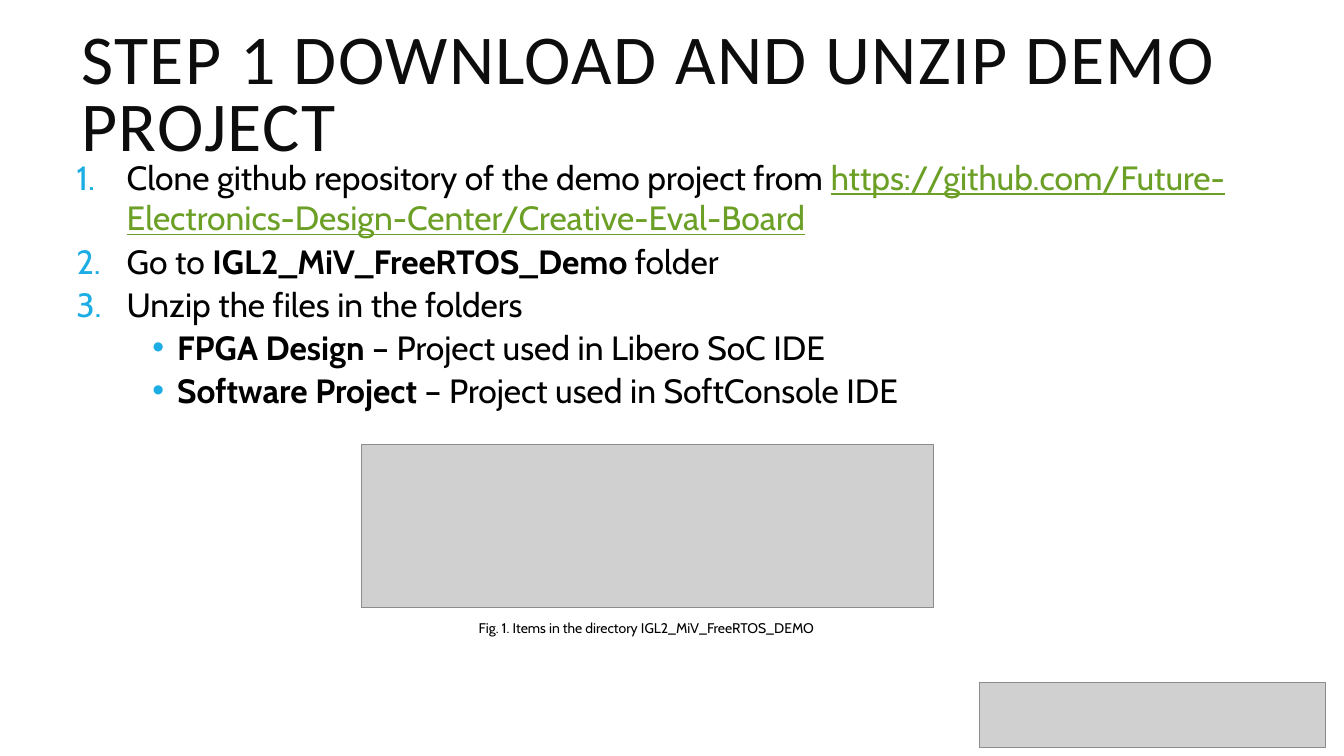
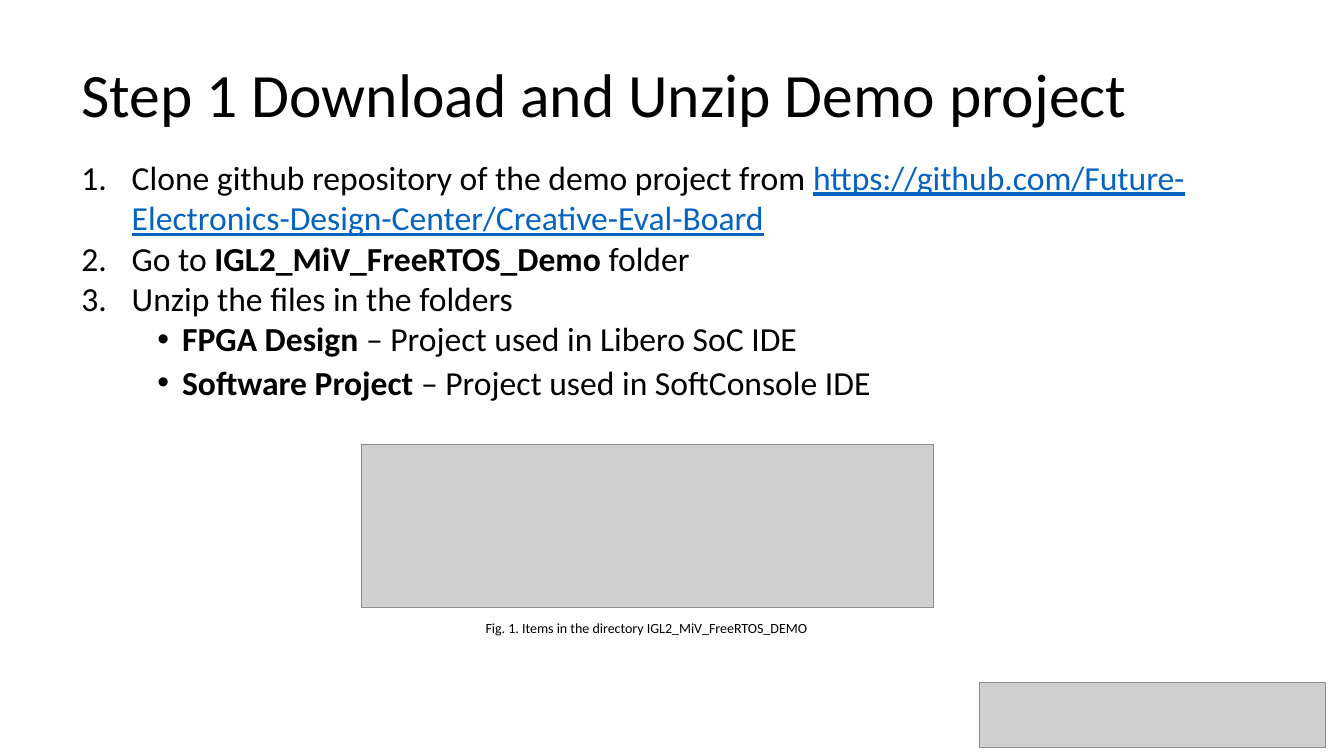
Before and after one commit to cheevang6/RISC-V_FreeRTOS_Computer_Vision, a slide deck: slide 2 of RISCV FreeRTOS IGLOO2 Tutorial.pptx. Drawn at 1344x756 pixels with LibreOffice and Linux fonts; fonts in the diff are those of the drawing; grey boxes stand for pictures. Boxes give left, top, right and bottom in pixels: in the first picture for what was removed or moved away, otherwise in the second. Text is boxed around its words. In the diff, an @@ line names an element or a change of style, - is before the commit and + after.

```diff
--- a/RISCV FreeRTOS IGLOO2 Tutorial.pptx
+++ b/RISCV FreeRTOS IGLOO2 Tutorial.pptx
@@ title at <box>81,74,1126,128</box>: text changed; size 50 to 44 pt; text colour #0D0D0D to #000000 @@
-STEP 1 DOWNLOAD AND UNZIP DEMO PROJECT
+Step 1 Download and Unzip Demo project
@@ text "Clone github repository of the ..." at <box>132,166,1184,401</box>: font Cabin to Calibri; text colour #6B9F25 to #0563C1 in "https://github.com/Future-Electronics-Design-Center/Creative ..."; less space between paragraphs @@
@@ text "Fig. 1. Items in the ..." at <box>486,623,807,636</box>: font Cabin to Calibri @@
```
Also in this commit, not shown: 8 other slides changed, 1 slide added, 2 other files.
